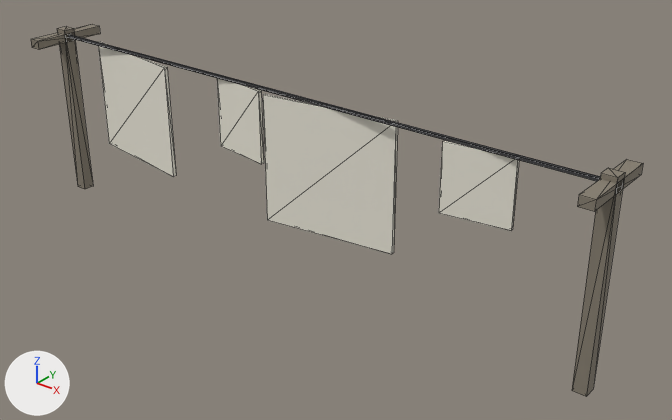
Before and after pictures for a commit that changed the glTF model assets/models/src/gen/washline.glb.
One viewpoint serves both versions: a 50 mm lens placed at (6.02, -6.65, 5.05), pointed at (0.51, 0.24, 0.78). Arrows for +X, +Y and +Z are at lower left; the lights stay in place. The first picture is the older version. Mesh edges are drawn as thin lines. Vertices at exactly the same position are counted once.

In view in the first picture: 'washline'.
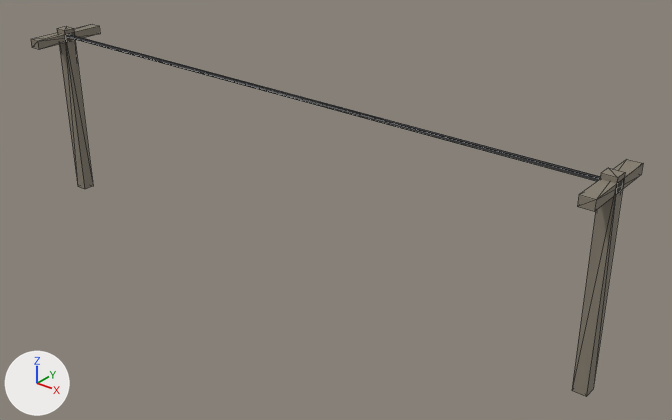
Diff of the bpy script that builds the scene:
```diff
--- a/assets/models/src/gen/washline.glb.py
+++ b/assets/models/src/gen/washline.glb.py
@@ me_washline @@
 # used by ob_washline; location = (0.0, 0.0, 0.0)
-me_washline.from_pydata(...)  # 72 vertices, 108 faces; spans x -3.57..3.57, y -0.45..0.45, z 0.0..2.1
+me_washline.from_pydata(...)  # 40 vertices, 60 faces; spans x -3.57..3.57, y -0.45..0.45, z 0.0..2.1
+# me_washline part 1: the loose piece of 8 vertices spanning x -3.0..-1.6, y -0.12..0.12, z 0.7..2.0 is deleted
+# me_washline part 2: the loose piece of 8 vertices spanning x -0.95..-0.25, y -0.07..0.07, z 1.2..2.0 is deleted
+# me_washline part 3: the loose piece of 8 vertices spanning x 1.95..2.65, y -0.07..0.07, z 1.3..2.0 is deleted
+# me_washline part 4: the loose piece of 8 vertices spanning x -0.15..1.35, y -0.12..0.12, z 0.6..2.0 is deleted
 me_washline.materials.append(mat_iron)
-me_washline.materials.append(mat_linen)  # white #ece8da
 me_washline.materials.append(mat_woodgrey)
```

Changed parts and their boxes [x1, y1, x2, y2] in the pictures (672 x 420 px):
part 1 of me_washline, deleted: before [98, 42, 176, 177]
part 2 of me_washline, deleted: before [217, 78, 264, 164]
part 3 of me_washline, deleted: before [439, 140, 519, 231]
part 4 of me_washline, deleted: before [263, 94, 398, 254]
